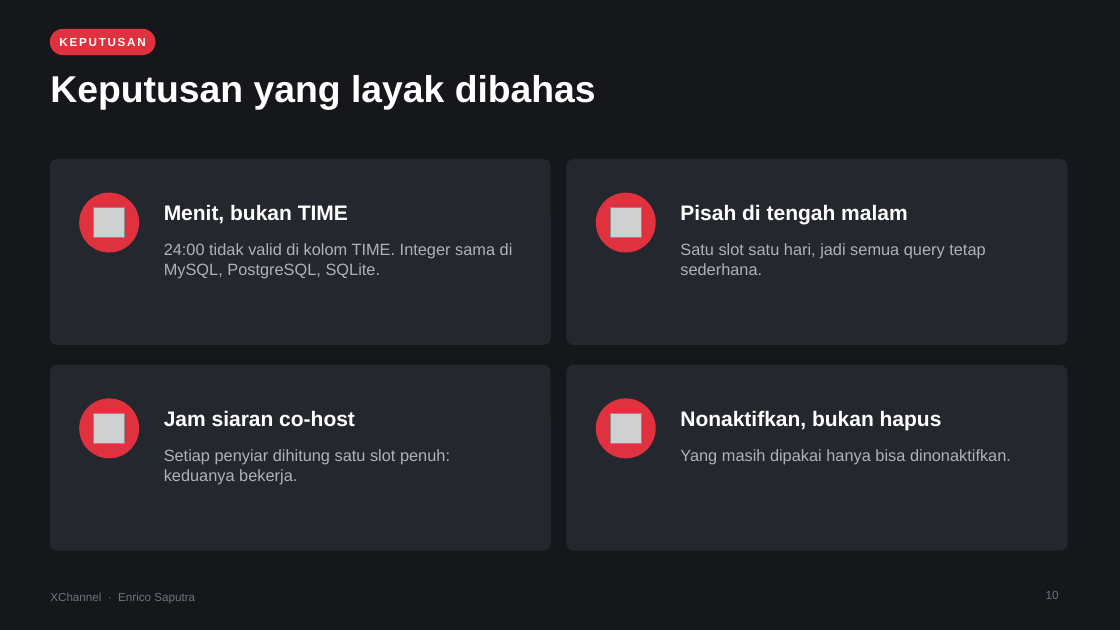
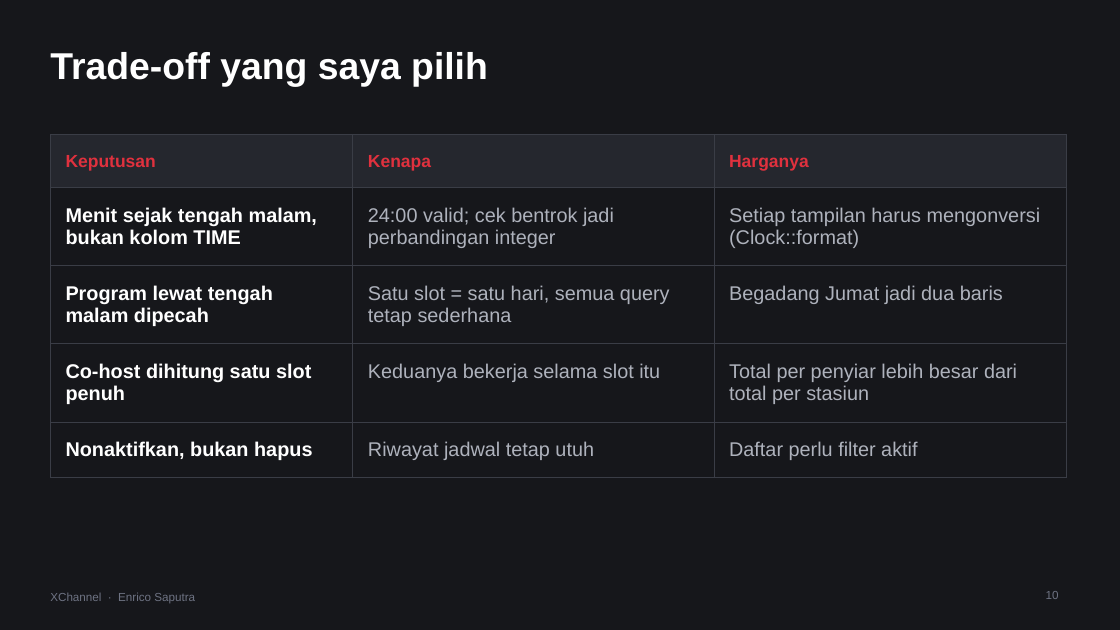
Before and after one commit to Enricosaputra/xchannel-dashboard-demo, a slide deck: slide 10 of docs/XChannel-presentasi.pptx. Drawn at 1120x630 pixels with LibreOffice and Linux fonts; fonts in the diff are those of the drawing; grey boxes stand for pictures. Boxes give left, top, right and bottom in pixels: in the first picture for what was removed or moved away, otherwise in the second. Text is boxed around its words. In the diff, an @@ line names an element or a change of style, - is before the commit and + after.

Commit message:
Decks: tables for trade-offs, stack and open work; plainer titles

```diff
--- a/docs/XChannel-presentasi.pptx
+++ b/docs/XChannel-presentasi.pptx
@@ rounded rectangle removed at [50,29,155,55] @@
@@ title at [50,52,488,87]: text changed @@
-Keputusan yang layak dibahas
+Trade-off yang saya pilih
@@ text removed at [59,38,145,46] @@
-KEPUTUSAN
@@ table added at [50,134,1067,464], 5 rows, 3 columns @@
+Keputusan | Kenapa | Harganya
+Menit sejak tengah malam, bukan kolom TIME | 24:00 valid; cek bentrok jadi perbandingan integer | Setiap tampilan harus mengonversi (Clock::format)
+Program lewat tengah malam dipecah | Satu slot = satu hari, semua query tetap sederhana | Begadang Jumat jadi dua baris
+Co-host dihitung satu slot penuh | Keduanya bekerja selama slot itu | Total per penyiar lebih besar dari total per stasiun
+Nonaktifkan, bukan hapus | Riwayat jadwal tetap utuh | Daftar perlu filter aktif
@@ rounded rectangle removed at [50,160,550,344] @@
@@ rounded rectangle removed at [567,160,1067,344] @@
@@ ellipse removed at [80,193,139,252] @@
@@ picture removed at [94,208,124,238] @@
@@ text removed at [164,204,348,224] @@
-Menit, bukan TIME
@@ ellipse removed at [597,193,655,252] @@
@@ picture removed at [611,208,641,238] @@
@@ text removed at [680,204,908,225] @@
-Pisah di tengah malam
@@ text removed at [164,243,513,279] @@
-24:00 tidak valid di kolom TIME. Integer sama di MySQL, PostgreSQL, SQLite.
@@ text removed at [680,243,985,275] @@
-Satu slot satu hari, jadi semua query tetap sederhana.
@@ rounded rectangle removed at [50,365,550,550] @@
@@ rounded rectangle removed at [567,365,1067,550] @@
@@ ellipse removed at [80,399,139,458] @@
@@ picture removed at [94,413,124,444] @@
@@ text removed at [164,410,355,427] @@
-Jam siaran co-host
@@ ellipse removed at [597,399,655,458] @@
@@ picture removed at [611,413,641,444] @@
@@ text removed at [680,410,942,430] @@
-Nonaktifkan, bukan hapus
@@ text removed at [164,449,450,484] @@
-Setiap penyiar dihitung satu slot penuh: keduanya bekerja.
@@ text removed at [680,449,1011,465] @@
-Yang masih dipakai hanya bisa dinonaktifkan.
```
Also in this commit, not shown: 12 other slides changed, 1 slide added, 1 slide removed, 7 other files.
